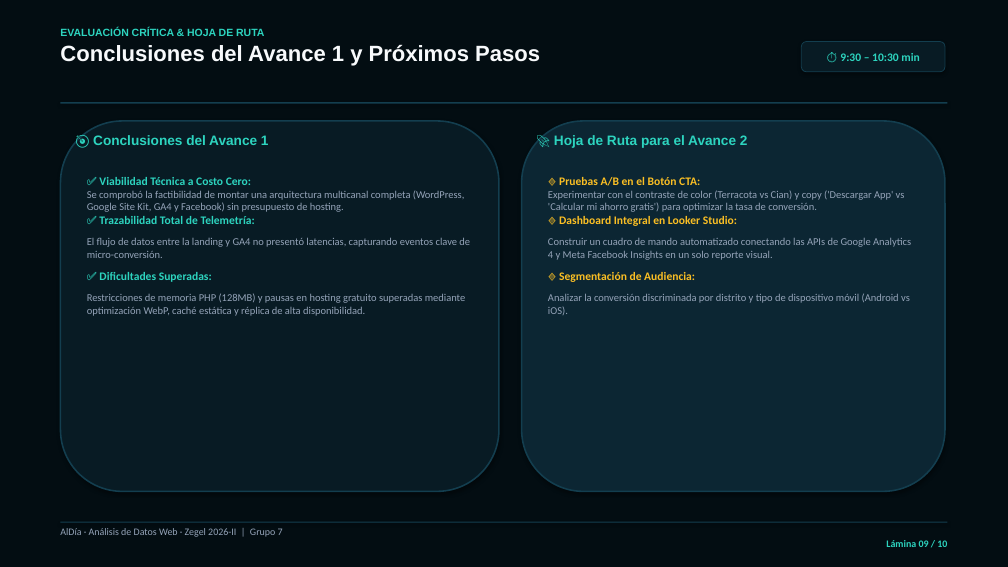
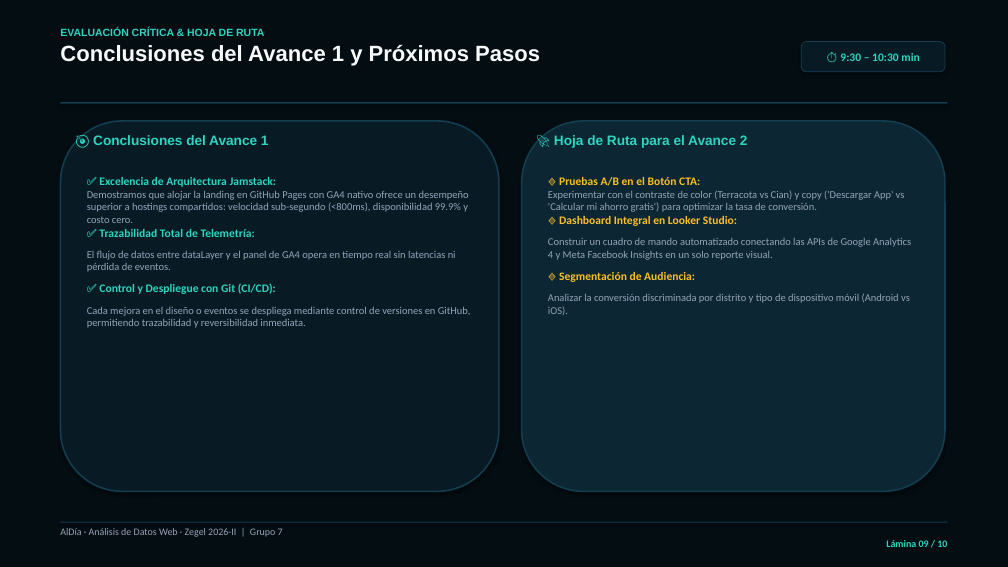
Before and after one commit to Dreyeles/Proyecto_ALdia, a slide deck: slide 9 of Presentacion_Avance1_Analisis_Datos_Web.pptx. Drawn at 1008x567 pixels with LibreOffice and Linux fonts; fonts in the diff are those of the drawing. Boxes give left, top, right and bottom in pixels: in the first picture for what was removed or moved away, otherwise in the second. Text is boxed around its words. In the diff, an @@ line names an element or a change of style, - is before the commit and + after.

Commit message:
fix: Alinear presentacion con arquitectura real de GitHub Pages y Google Analytics 4 Nativo

```diff
--- a/Presentacion_Avance1_Analisis_Datos_Web.pptx
+++ b/Presentacion_Avance1_Analisis_Datos_Web.pptx
@@ text at (87, 177, 471, 328): text changed @@
-✅ Viabilidad Técnica a Costo Cero:
-Se comprobó la factibilidad de montar una arquitectura multicanal completa (WordPress, Google Site Kit, GA4 y Facebook) sin presupuesto de hosting.
-✅ Trazabilidad Total de Telemetría:
-El flujo de datos entre la landing y GA4 no presentó latencias, capturando eventos clave de micro-conversión.
-✅ Dificultades Superadas:
-Restricciones de memoria PHP (128MB) y pausas en hosting gratuito superadas mediante optimización WebP, caché estática y réplica de alta disponibilidad.
+✅ Excelencia de Arquitectura Jamstack:
+Demostramos que alojar la landing en GitHub Pages con GA4 nativo ofrece un desempeño superior a hostings compartidos: velocidad sub-segundo (<800ms), disponibilidad 99.9% y costo cero.
+✅ Trazabilidad Total de Telemetría:
+El flujo de datos entre dataLayer y el panel de GA4 opera en tiempo real sin latencias ni pérdida de eventos.
+✅ Control y Despliegue con Git (CI/CD):
+Cada mejora en el diseño o eventos se despliega mediante control de versiones en GitHub, permitiendo trazabilidad y reversibilidad inmediata.
```
Also in this commit, not shown: 6 other slides changed, 3 other files.
